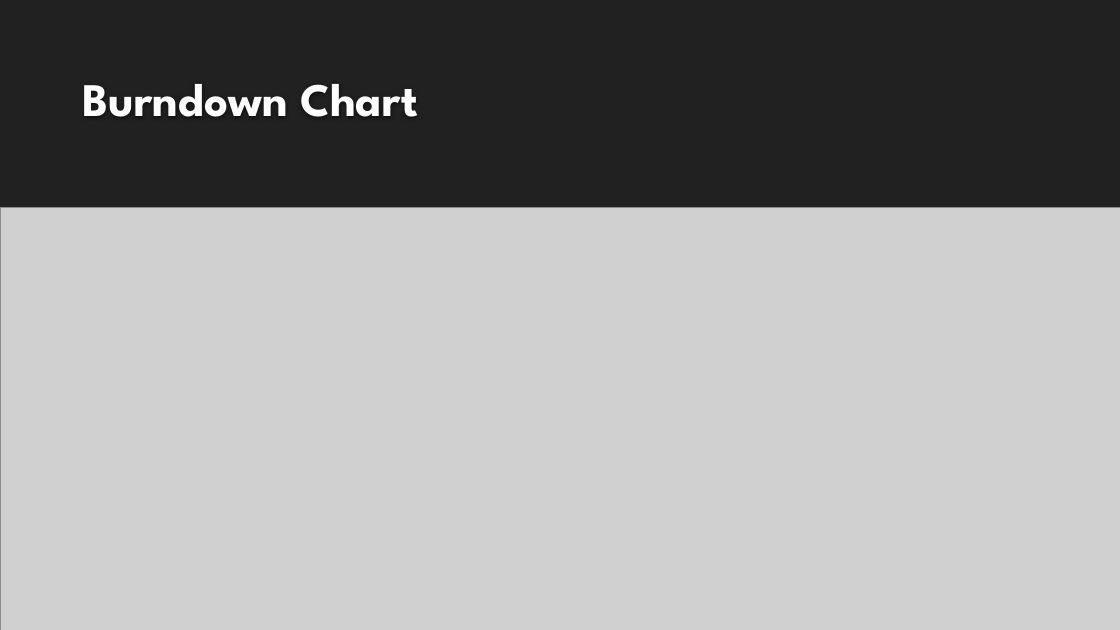
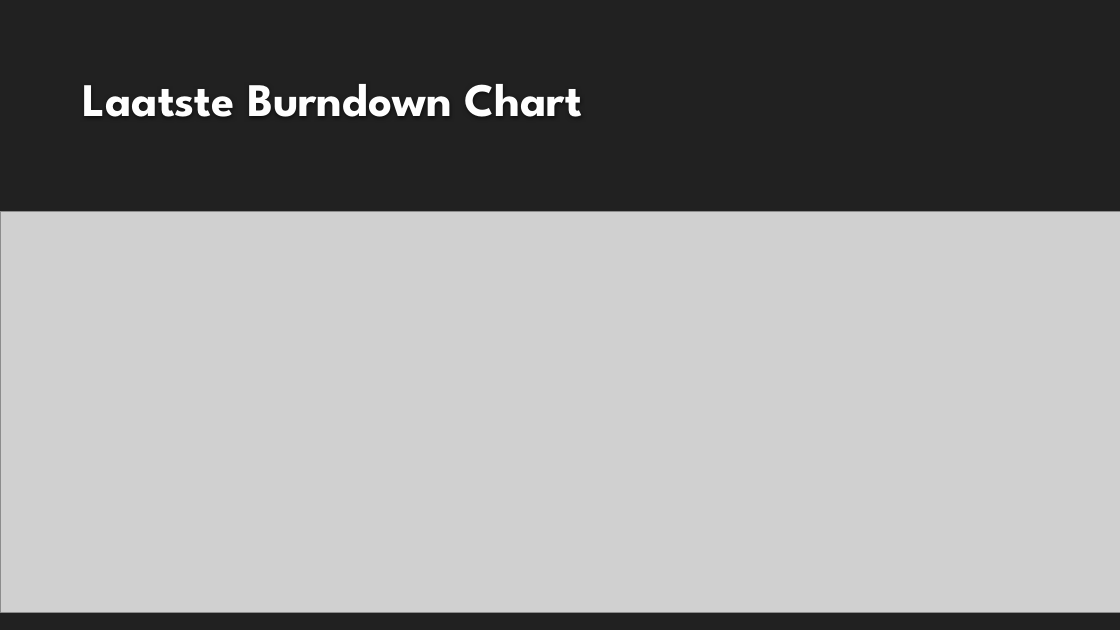
Before and after one commit to KevinD25/BBsnap, a slide deck: slide 17 of doc/Eindpresentaite Januari.pptx (slide 16 before the commit). Drawn at 1120x630 pixels with LibreOffice and Linux fonts; fonts in the diff are those of the drawing; grey boxes stand for pictures; background and template pictures are left out. Boxes give left, top, right and bottom in pixels: in the first picture for what was removed or moved away, otherwise in the second. Text is boxed around its words. In the diff, an @@ line names an element or a change of style, - is before the commit and + after.

```diff
--- a/doc/Eindpresentaite Januari.pptx
+++ b/doc/Eindpresentaite Januari.pptx
@@ title at (83,84,582,117): text changed @@
-Burndown Chart
+Laatste Burndown Chart
@@ picture: place and size @@
-picture at (0,208,1120,630)
+picture at (0,211,1120,612)
```
Also in this commit, not shown: 4 other slides changed, 3 slides added, 2 slides removed, 2 other files.
